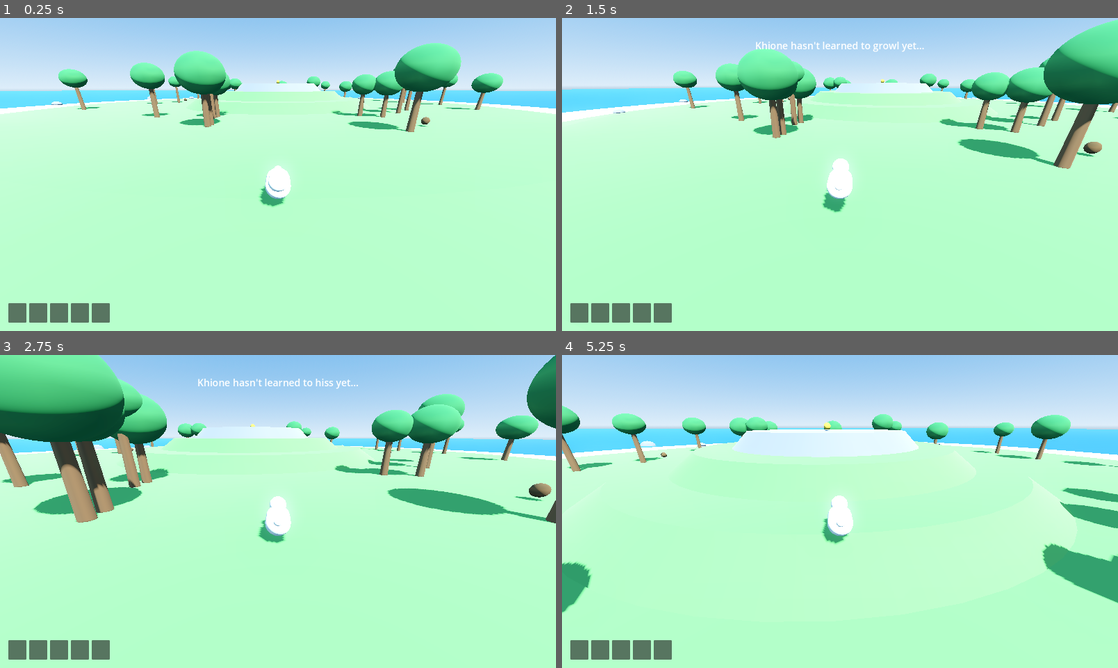
Above: before the commit, frames 1-4 (two rows, left to right).
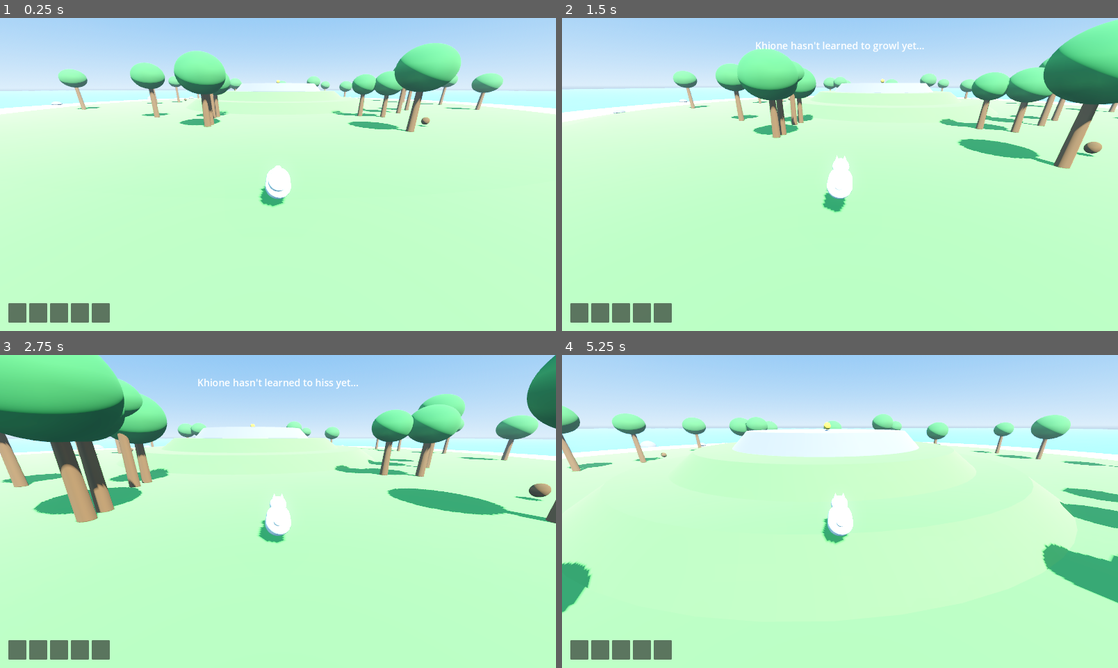
Above: after the commit, the same moments.

Repository: seykafu/KhioneGame
Game: Godot game, scene res://scenes/main.tscn
Same seed, same stepped clock (60 frames per second), same inputs: the game is played once before the commit and once after it.
Inputs (mouse positions are in pixels of both pictures, inside the frame that each line leads up to):
- Up to frame 1 (0.25 s): no input
- Up to frame 2 (1.5 s): move the mouse to (867, 174) at 0.52 s; hold E (interact) 0.53-1.28 s; hold W (move_forward) from 0.53 s (still down); click (867, 174) at 0.67 s; tap Space (jump) at 0.77 s; move the mouse to (812, 174) at 1.27 s; tap G (growl) at 1.35 s; click (812, 174) at 1.42 s
- Up to frame 3 (2.75 s): keep holding W (move_forward); tap Space (jump) at 1.52 s; tap E (interact) at 1.55 s; move the mouse to (289, 505) at 2.02 s; hold E (interact) from 2.03 s (still down); tap H (hiss) at 2.1 s; click (289, 505) at 2.17 s
- Up to frame 4 (5.25 s): keep holding W (move_forward); move the mouse to (834, 517) at 2.77 s; release E (interact) at 2.78 s; tap E (interact) at 2.85, 4.55 s; click (834, 517) at 2.92 s; tap Space (jump) at 3.02, 3.77, 4.52 s; move the mouse to (878, 514) at 3.52 s; hold E (interact) 3.53-4.28 s; tap M (meow) at 3.6 s; click (878, 514) at 3.67 s; move the mouse to (795, 508) at 4.27 s; tap Shift (run) at 4.35 s; click (795, 508) at 4.42 s; move the mouse to (845, 511) at 5.02 s; hold E (interact) from 5.03 s (still down); click (845, 511) at 5.17 s

The runs differ from the first frame. In frame 1, 7.5% of the frame differs, in the area x 0-100%, y 8-58%; in frame 2, 6.3%; in frame 3, 5.3%; in frame 4, 6.3%.

Commit message:
Click-to-interact + first graphics polish pass
- Left click interacts/picks up (camera raycast with nearest-interactable fallback); E still works
- Animated water shader: vertex waves + fresnel deep/shallow colour, replaces flat plane
- Environment: distance fog, SSAO, sky ambient, glow, +12% saturation, warmer 1.2x sun
- 4x... MSAA 2x enabled; Khione gets ears

Co-Authored-By: Claude Fable 5 <noreply@anthropic.com>

Diff:
--- a/project.godot
+++ b/project.godot
@@ -81,3 +81,4 @@
 [rendering]
 
 environment/defaults/default_clear_color=Color(0.55, 0.75, 0.9, 1)
+anti_aliasing/quality/msaa_3d=2
--- a/scenes/main.tscn
+++ b/scenes/main.tscn
@@ -17,8 +17,17 @@
 [sub_resource type="Environment" id="env"]
 background_mode = 2
 sky = SubResource("sky")
+ambient_light_source = 3
 tonemap_mode = 2
+ssao_enabled = true
 glow_enabled = true
+glow_intensity = 0.4
+fog_enabled = true
+fog_light_color = Color(0.8, 0.88, 0.95, 1)
+fog_density = 0.002
+fog_sky_affect = 0.1
+adjustment_enabled = true
+adjustment_saturation = 1.12
 
 [node name="Main" type="Node3D"]
 script = ExtResource("1_main")
@@ -27,6 +36,8 @@
 environment = SubResource("env")
 
 [node name="Sun" type="DirectionalLight3D" parent="."]
+light_color = Color(1, 0.96, 0.88, 1)
+light_energy = 1.2
 shadow_enabled = true
 
 [node name="Ahalo" parent="." instance=ExtResource("2_ahalo")]
--- a/scenes/player/khione.tscn
+++ b/scenes/player/khione.tscn
@@ -18,6 +18,11 @@
 [sub_resource type="SphereMesh" id="tail_mesh"]
 radius = 0.09
 height = 0.18
+
+[sub_resource type="CylinderMesh" id="ear_mesh"]
+top_radius = 0.0
+bottom_radius = 0.06
+height = 0.16
 
 [sub_resource type="StandardMaterial3D" id="fur_mat"]
 albedo_color = Color(0.96, 0.95, 0.9, 1)
@@ -42,6 +47,16 @@
 mesh = SubResource("head_mesh")
 material_override = SubResource("fur_mat")
 
+[node name="EarL" type="MeshInstance3D" parent="Body"]
+transform = Transform3D(1, 0, 0, 0, 1, 0, 0, 0, 1, -0.09, 0.82, 0.42)
+mesh = SubResource("ear_mesh")
+material_override = SubResource("fur_mat")
+
+[node name="EarR" type="MeshInstance3D" parent="Body"]
+transform = Transform3D(1, 0, 0, 0, 1, 0, 0, 0, 1, 0.09, 0.82, 0.42)
+mesh = SubResource("ear_mesh")
+material_override = SubResource("fur_mat")
+
 [node name="Tail" type="MeshInstance3D" parent="Body"]
 transform = Transform3D(1, 0, 0, 0, 1, 0, 0, 0, 1, 0, 0.55, -0.45)
 mesh = SubResource("tail_mesh")
--- a/scripts/islands/ahalo.gd
+++ b/scripts/islands/ahalo.gd
@@ -34,9 +34,18 @@
 	_add_mesh(_cylinder(5.5, 6.5, 1.0), Vector3(0, 2.8, 0), ROCK)
 
 func _build_water() -> void:
+	# Subdivided plane + shader: gentle waves, fresnel colour shift.
 	var plane := PlaneMesh.new()
 	plane.size = Vector2(600, 600)
-	_add_mesh(plane, Vector3(0, WATER_SURFACE_Y, 0), WATER, false)
+	plane.subdivide_width = 120
+	plane.subdivide_depth = 120
+	var mi := MeshInstance3D.new()
+	mi.mesh = plane
+	var sm := ShaderMaterial.new()
+	sm.shader = load("res://shaders/water.gdshader")
+	mi.material_override = sm
+	mi.position = Vector3(0, WATER_SURFACE_Y, 0)
+	add_child(mi)
 
 	# Invisible volume that tells the player she is in water.
 	var area := Area3D.new()
--- a/scripts/player/khione.gd
+++ b/scripts/player/khione.gd
@@ -68,6 +68,9 @@
 		var target := _closest_interactable()
 		if target:
 			target.interact(self)
+	if event is InputEventMouseButton and event.pressed and event.button_index == MOUSE_BUTTON_LEFT:
+		if Input.get_mouse_mode() == Input.MOUSE_MODE_CAPTURED:
+			_click_interact()
 	for kind: String in VOCALS:
 		if event.is_action_pressed(kind):
 			if GameState.knows_vocal(kind):
@@ -97,6 +100,25 @@
 	var target := _closest_interactable()
 	return "[E]  " + target.prompt if target else ""
 
+func _click_interact() -> void:
+	# Ray from the camera through the screen centre; falls back to the nearest
+	# interactable so a click always behaves at least as well as pressing E.
+	var cam: Camera3D = rig.get_node("SpringArm/Camera")
+	var from := cam.global_position
+	var to := from - cam.global_transform.basis.z * 9.0
+	var query := PhysicsRayQueryParameters3D.create(from, to)
+	query.collide_with_areas = true
+	query.collide_with_bodies = false
+	query.exclude = [get_rid()]
+	var hit := get_world_3d().direct_space_state.intersect_ray(query)
+	if hit and hit["collider"] is Interactable:
+		if global_position.distance_to(hit["collider"].global_position) <= 4.0:
+			hit["collider"].interact(self)
+			return
+	var target := _closest_interactable()
+	if target:
+		target.interact(self)
+
 func _closest_interactable() -> Interactable:
 	var best: Interactable = null
 	var best_d := INF
--- /dev/null
+++ b/shaders/water.gdshader
@@ -0,0 +1,21 @@
+shader_type spatial;
+render_mode blend_mix, depth_draw_always, cull_back, specular_schlick_ggx;
+
+uniform vec3 shallow_color: source_color = vec3(0.25, 0.62, 0.72);
+uniform vec3 deep_color: source_color = vec3(0.05, 0.3, 0.55);
+uniform float wave_height = 0.12;
+uniform float wave_speed = 1.0;
+
+void vertex() {
+	vec3 wp = (MODEL_MATRIX * vec4(VERTEX, 1.0)).xyz;
+	VERTEX.y += sin(wp.x * 0.35 + TIME * wave_speed) * wave_height
+			+ cos(wp.z * 0.28 + TIME * wave_speed * 1.3) * wave_height;
+}
+
+void fragment() {
+	float fresnel = pow(1.0 - clamp(dot(NORMAL, VIEW), 0.0, 1.0), 3.0);
+	ALBEDO = mix(deep_color, shallow_color, fresnel * 0.7);
+	ALPHA = 0.82;
+	ROUGHNESS = 0.15;
+	SPECULAR = 0.6;
+}
Not shown, changed: .claude/settings.local.json
Not shown: 1 places in scenes/player/khione.tscn that only renumber resources
Not shown, added: scripts/camera/camera_rig.gd.uid
Not shown, added: scripts/interaction/interactable.gd.uid
Not shown, added: scripts/interaction/item_pickup.gd.uid
Not shown, added: scripts/interaction/message_bottle.gd.uid
Not shown, added: scripts/islands/ahalo.gd.uid
Not shown, added: scripts/main.gd.uid
Not shown, added: scripts/player/khione.gd.uid
Not shown, added: scripts/systems/game_state.gd.uid
Not shown, added: scripts/systems/inventory.gd.uid
Not shown, added: scripts/ui/hud.gd.uid
